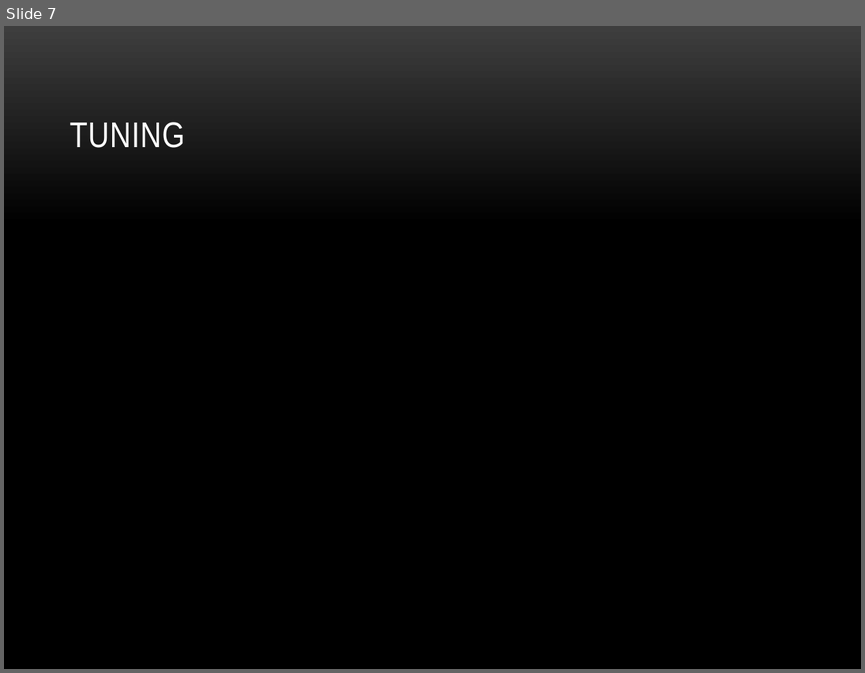
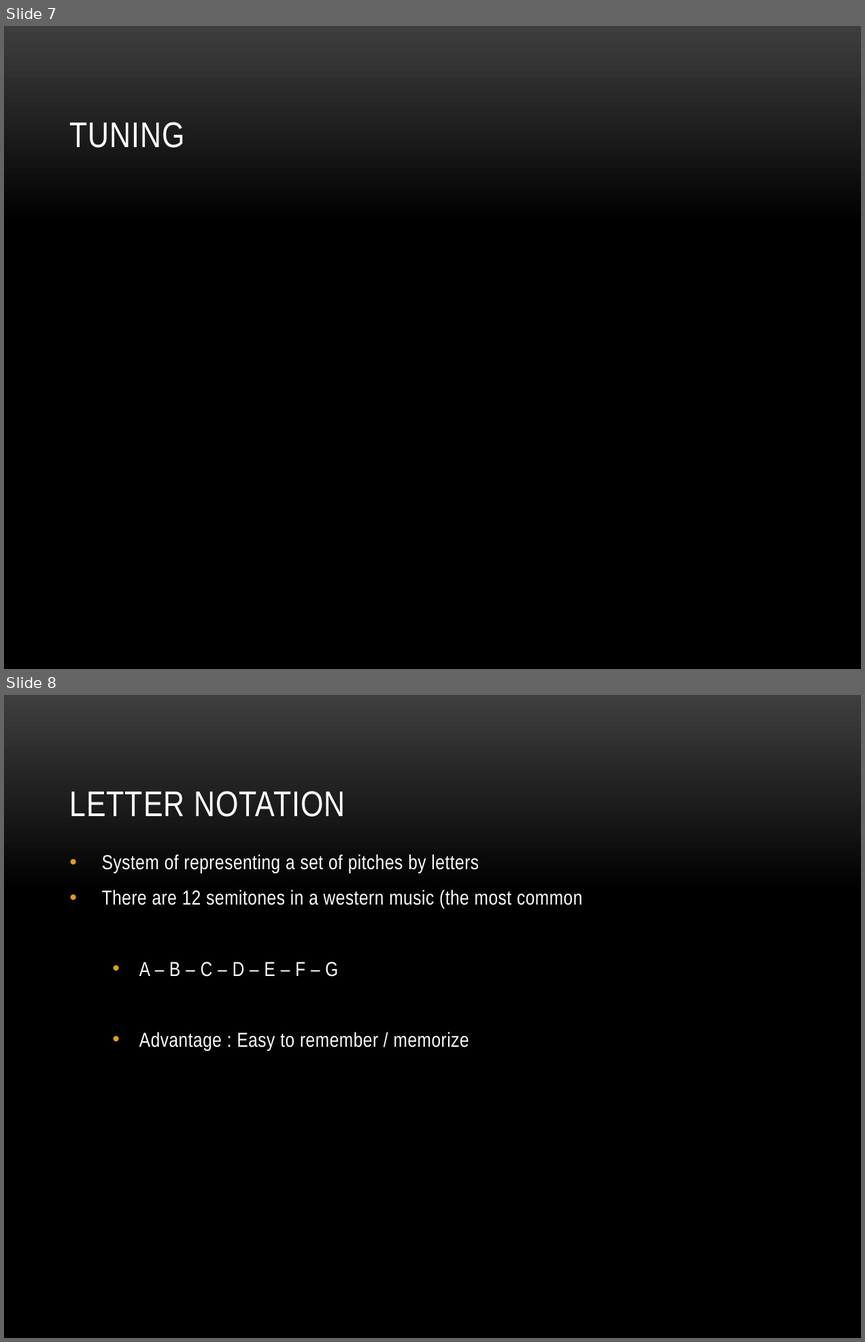
Before and after one commit to GrejSegura/datasciencecoursera, a slide deck: Assignments_Quizzes/Guitar Lessons/Week 1.pptx. Shown one above the other, each under a label of ours: slide 7 before the commit, slides 7 and 8 after it. The pictures are 865x673 and 865x1342 pixels, drawn with LibreOffice and Linux fonts; fonts in the diff are those of the drawing; background and template pictures are left out. Boxes give left, top, right and bottom in pixels: in the first picture for what was removed or moved away, otherwise in the second. Text is boxed around its words. In the diff, an @@ line names an element or a change of style, - is before the commit and + after.

```diff
--- a/Assignments_Quizzes/Guitar Lessons/Week 1.pptx
+++ b/Assignments_Quizzes/Guitar Lessons/Week 1.pptx
@@ slide 8 added at box(4, 695, 861, 1338), background picture (left out) @@
@@ title added at box(70, 791, 345, 817), 30 pt, text #FFFFFF @@
+LETTER NOTATION
@@ text added at box(102, 854, 582, 1051), 17 pt, text #FFFFFF @@
+• System of representing a set of pitches by letters
+• There are 12 semitones in a western music (the most common
+  • A – B – C – D – E – F – G
+  • Advantage : Easy to remember / memorize
```
Also in this commit, not shown: 1 slide changed, 2 other files.
